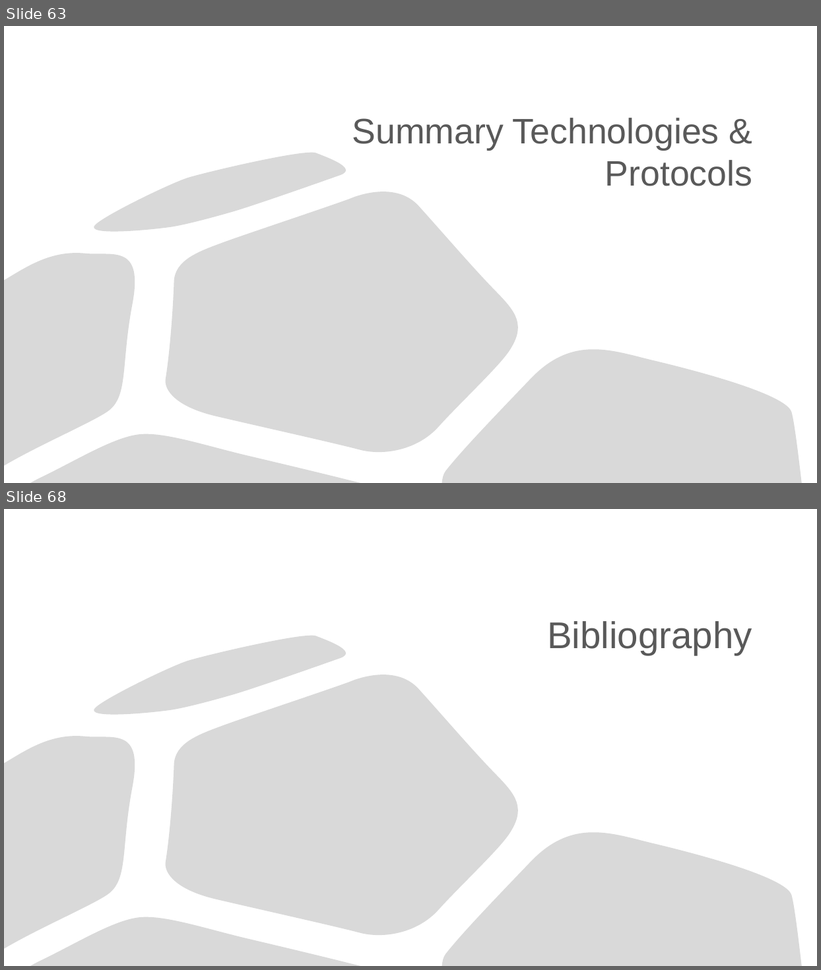
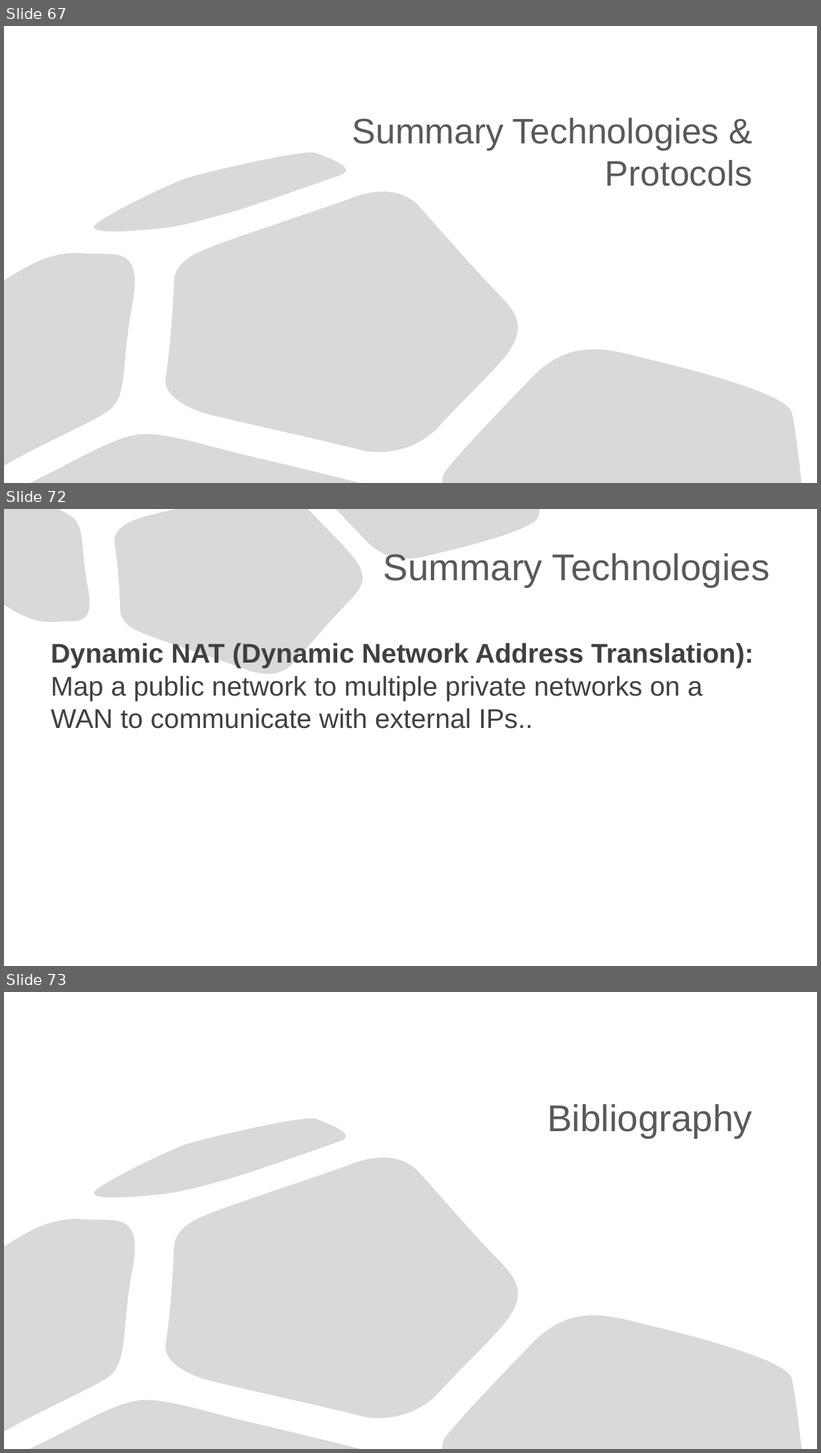
Before and after one commit to Advanced-Diploma-of-IT-Tel-Network-Eng/Assessments, a slide deck: TERM1-BLOCK1/2-ICTNWK541-Configure_Verify_Troubleshoot_WAN_links-IP_services/Assessmet_Task2/Task2/ICTNWK541 Assessment task.pptx. Shown one above the other, each under a label of ours: slides 63 and 68 before the commit, slides 67, 72 and 73 after it; the slides between them are not shown. The pictures are 821x970 and 821x1453 pixels, drawn with LibreOffice and Linux fonts; fonts in the diff are those of the drawing. Boxes give left, top, right and bottom in pixels: in the first picture for what was removed or moved away, otherwise in the second. Text is boxed around its words. In the diff, an @@ line names an element or a change of style, - is before the commit and + after.

```diff
--- a/TERM1-BLOCK1/2-ICTNWK541-Configure_Verify_Troubleshoot_WAN_links-IP_services/Assessmet_Task2/Task2/ICTNWK541 Assessment task.pptx
+++ b/TERM1-BLOCK1/2-ICTNWK541-Configure_Verify_Troubleshoot_WAN_links-IP_services/Assessmet_Task2/Task2/ICTNWK541 Assessment task.pptx
@@ slide 72 added at (4, 509, 817, 966), background #FFFFFF @@
@@ freeform shape added at (4, 509, 96, 629), fill #D9D9D9, outline #000000 0.75 pt @@
@@ freeform shape added at (113, 509, 370, 683), fill #D9D9D9, outline #000000 0.75 pt @@
@@ freeform shape added at (336, 509, 539, 569), fill #D9D9D9, outline #000000 0.75 pt @@
@@ title added at (384, 553, 770, 587), 44 pt, text #595959 @@
+Summary Technologies
@@ text added at (51, 643, 754, 729), 32 pt, text #404040 @@
+Dynamic NAT (Dynamic Network Address Translation):
+Map a public network to multiple private networks on a WAN to communicate with external IPs..
@@ what was slide 63 is now slide 67 @@
@@ what was slide 68 is now slide 73 @@
```
Also in this commit, not shown: 8 slides changed, 4 other slides added, 6 other files.
